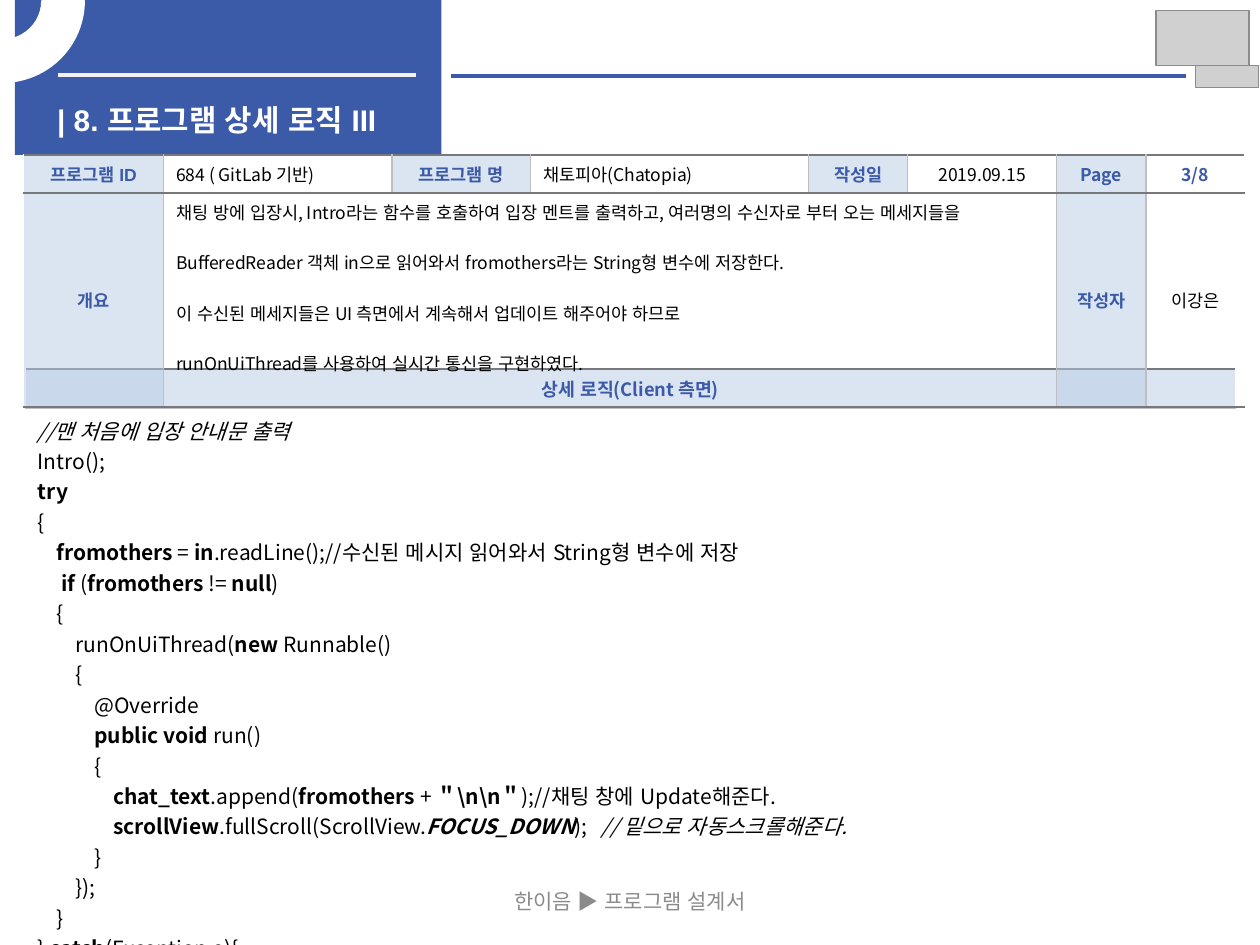
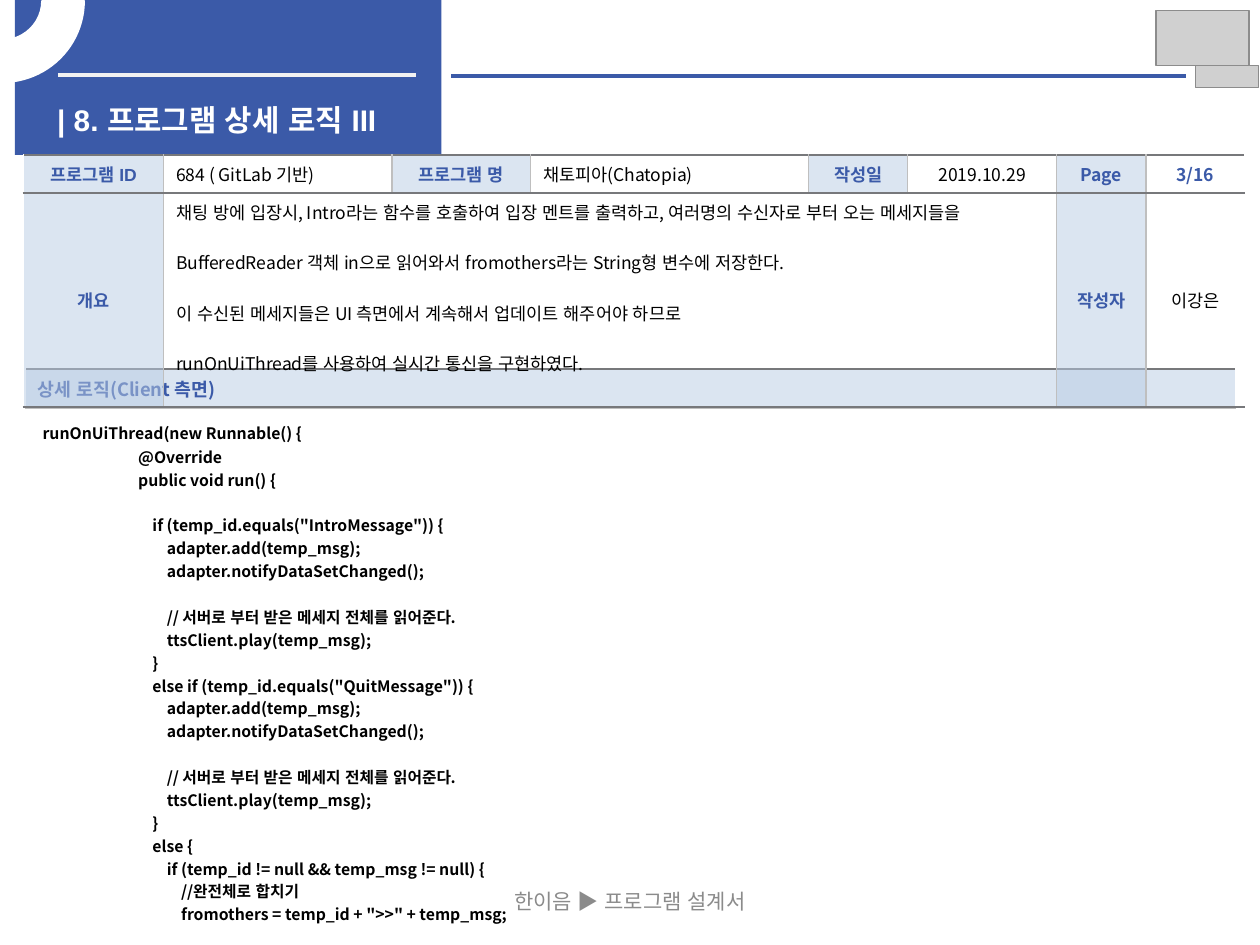
Before and after one commit to jee00609/Chatting, a slide deck: slide 15 of SW개발_HW 제작 설계서.pptx (slide 13 before the commit). Drawn at 1260x945 pixels with LibreOffice and Linux fonts; fonts in the diff are those of the drawing; grey boxes stand for pictures. Boxes give left, top, right and bottom in pixels: in the first picture for what was removed or moved away, otherwise in the second. Text is boxed around its words. In the diff, an @@ line names an element or a change of style, - is before the commit and + after.

```diff
--- a/SW개발_HW 제작 설계서.pptx
+++ b/SW개발_HW 제작 설계서.pptx
@@ table at [23,155,1244,376] @@
-row 1, column 6: 2019.09.15
+row 1, column 6: 2019.10.29
-row 1, column 8: 3/8
+row 1, column 8: 3/16
@@ table at [25,369,1235,945] @@
@@ row 2, column 1: "//맨 처음에 입장 안내문 출력 Intro(); try { fromothers = in.readLine();//수신된 메시지 읽어와서 String형 변수에 저장 if (fromothers != null) { runOnUiThread(new Runnable() { @Override public void run() { chat_text.append(fromothers + ＂\n\n＂);//채팅 창에 Update해준다. scrollView.fullScroll(ScrollView.FOCUS_DOWN); // 밑으로 자동스크롤해준다. } }); } } catch(Exception e){ e.printStackTrace(); }" to "runOnUiThread(new Runnable() { / @Override / public void run() { / if (temp_id.equals("IntroMessage")) { / adapter.add(temp_msg); / adapter.notifyDataSetChanged(); / // 서버로 부터 받은 메세지 전체를 읽어준다. / ttsClient.play(temp_msg); / } / else if (temp_id.equals("QuitMessage")) { / adapter.add(temp_msg); / adapter.notifyDataSetChanged(); / // 서버로 부터 받은 메세지 전체를 읽어준다. / ttsClient.play(temp_msg); / } / else { / if (temp_id != null && temp_msg != null) { / //완전체로 합치기 / fromothers = temp_id + ">>" + temp_msg; / // 서버에서 받아온 메시지 출력 / adapter.add(fromothers); / adapter.notifyDataSetChanged();" @@
@@ alignment centre to left @@
```
Also in this commit, not shown: 16 other slides changed, 11 slides added.
